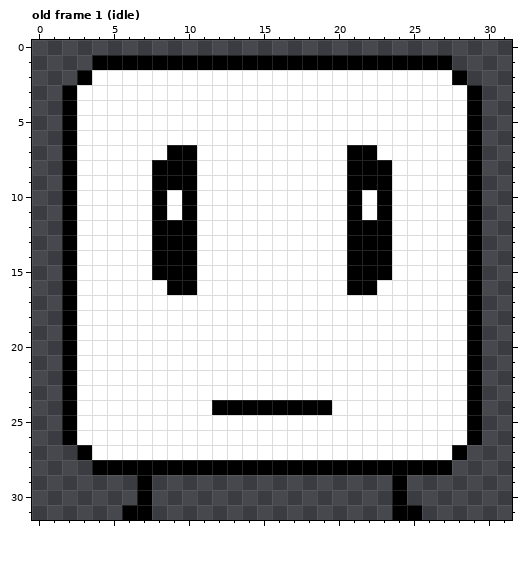
Pixel-art file: Aseprite/hero.aseprite. This is how it looked before the edit.
32x32 pixels, 3 frames. Shown: old frame 1 (idle). The commit also changed other frames, which this record leaves out.
The same view after the edit:
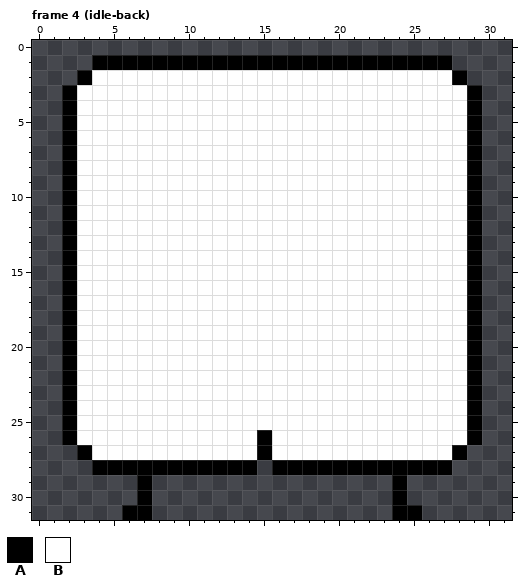
Palette (. is transparent): A #000000  B #ffffff
A new or re-ordered frame is compared with the old frame closest to it.
What changed:
frames 3 -> 9
Frame 4 (idle-back) is new; against old frame 1 (idle):
The edit turns colour B into colour A in rows 26 to 27 at x 15.
The edit turns colour A into colour B in row 7 at x 9 to 10 and 21 to 22; in rows 8 to 9 at x 8 to 10 and 21 to 23; in rows 10 to 11 at x 8, 10, 21 and 23; in rows 12 to 15 at x 8 to 10 and 21 to 23; in row 16 at x 9 to 10 and 21 to 22; in row 24 at x 12 to 19.
The author cleared colour A in row 28 at x 15.
Pixel boxes of the changes (left, top, right, bottom) in both pictures:
changed: (152, 145, 197, 295)
changed: (347, 145, 392, 295)
changed: (212, 400, 332, 475)
